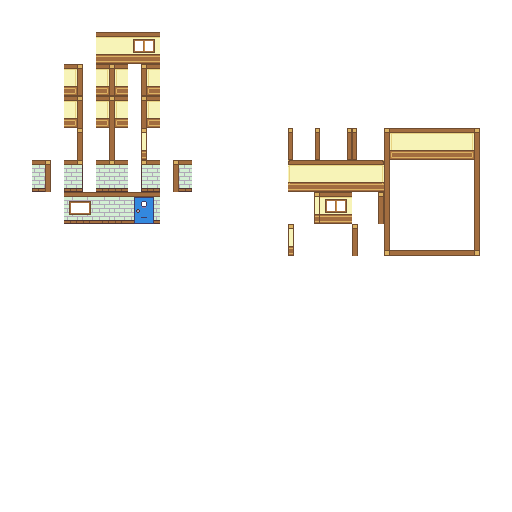
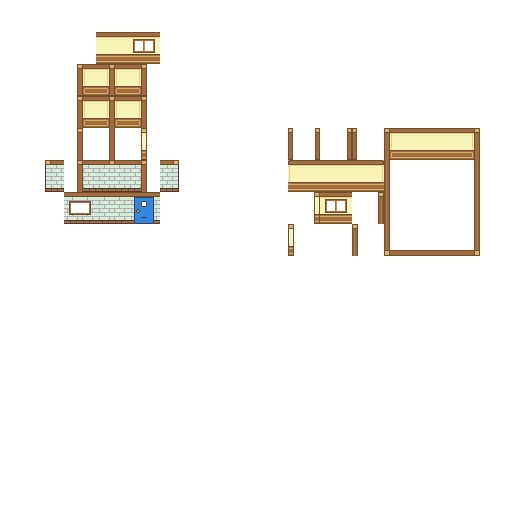
Revision of a layered 512 × 512 image; what changed, layer by layer:
painted on "Walls" over (32, 64, 192, 192)
